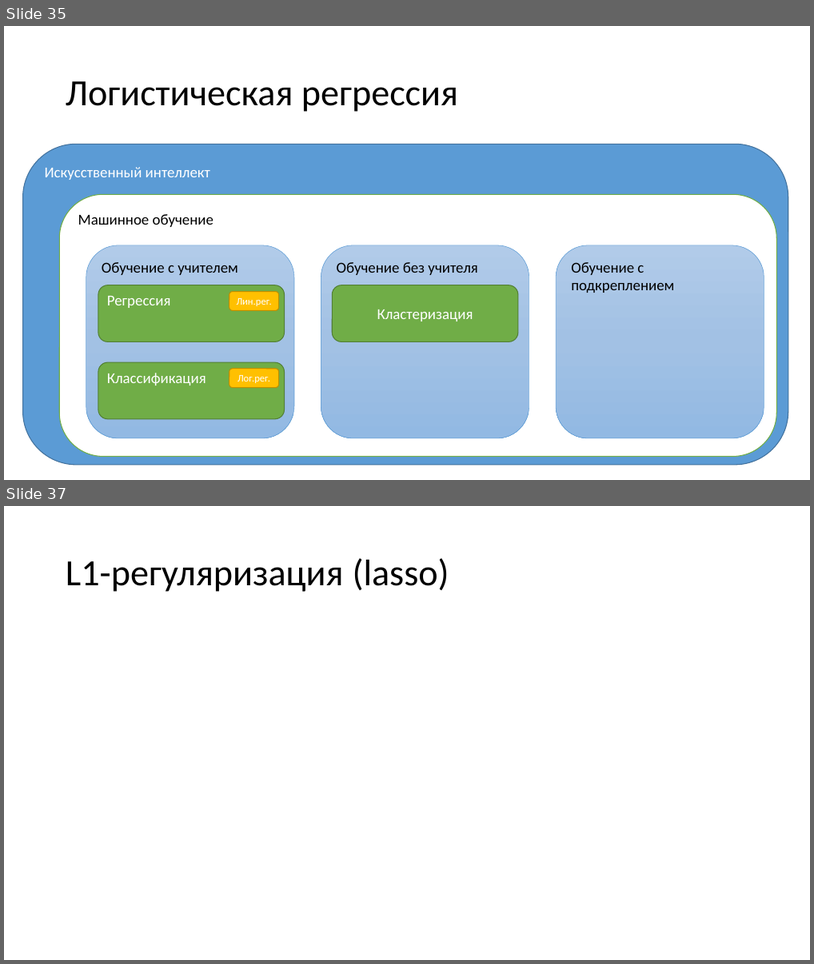
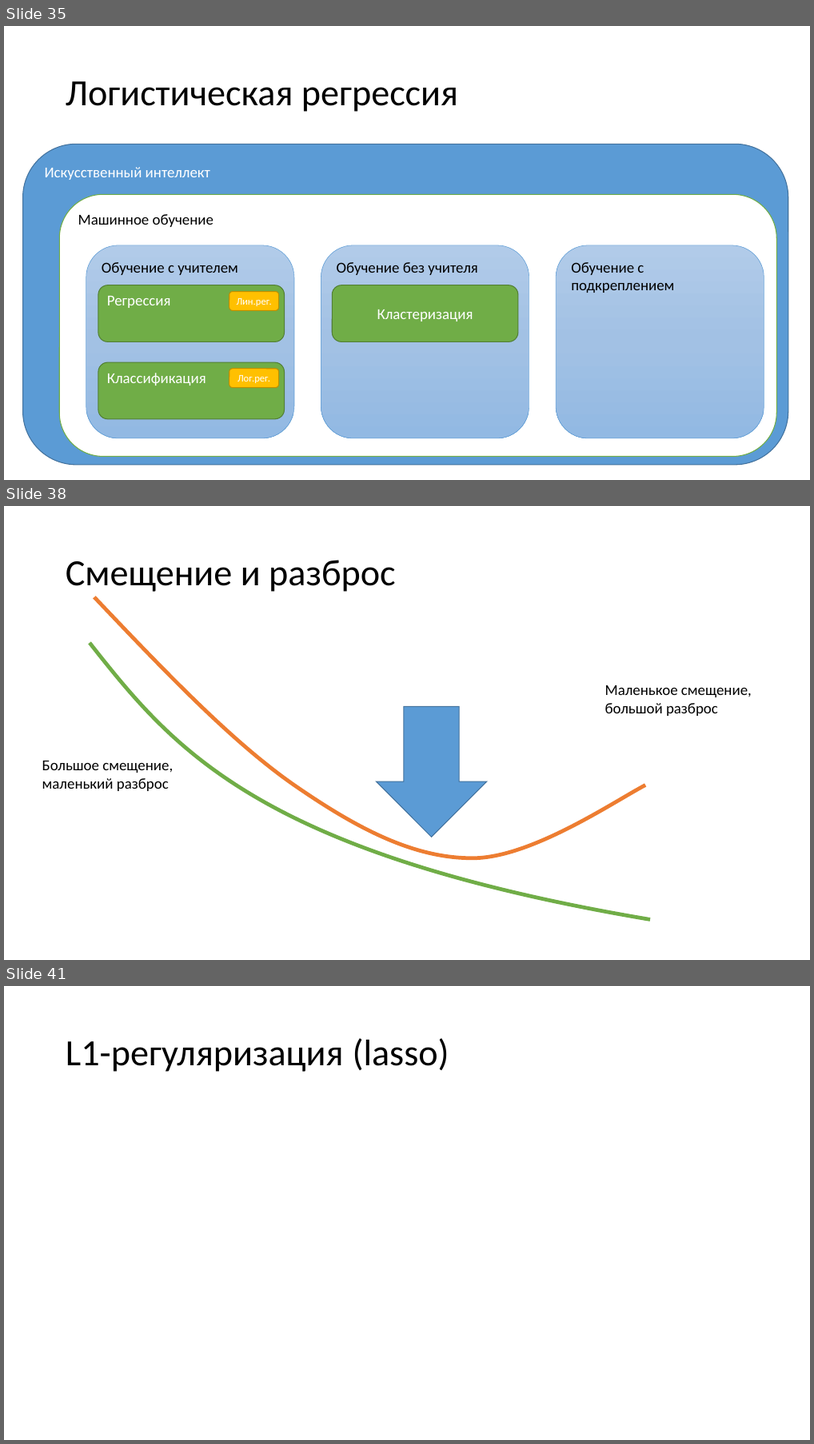
Before and after one commit to mosalov/AI_main_lectures, a slide deck: Лекция 4 21_10_2020.pptx. Shown one above the other, each under a label of ours: slides 35 and 37 before the commit, slides 35, 38 and 41 after it; the slides between them are not shown. The pictures are 814x964 and 814x1444 pixels, drawn with LibreOffice and Linux fonts; fonts in the diff are those of the drawing; grey boxes stand for pictures. Boxes give left, top, right and bottom in pixels: in the first picture for what was removed or moved away, otherwise in the second. Text is boxed around its words. In the diff, an @@ line names an element or a change of style, - is before the commit and + after.

```diff
--- a/Лекция 4 21_10_2020.pptx
+++ b/Лекция 4 21_10_2020.pptx
@@ slide 38 added at (x1=4, y1=506, x2=810, y2=960), background #FFFFFF @@
@@ title added at (x1=66, y1=560, x2=396, y2=592), 44 pt, text #000000 @@
+Смещение и разброс
@@ freeform shape added at (x1=94, y1=597, x2=646, y2=858), outline #ED7D31 4.5 pt @@
@@ freeform shape added at (x1=90, y1=643, x2=650, y2=919), outline #70AD47 4.5 pt @@
@@ text added at (x1=606, y1=685, x2=752, y2=716), 18 pt, text #000000 @@
+Маленькое смещение,
+большой разброс
@@ down arrow added at (x1=377, y1=706, x2=487, y2=837), fill #5B9BD5, outline #43739E 1 pt @@
@@ text added at (x1=42, y1=760, x2=173, y2=791), 18 pt, text #000000 @@
+Большое смещение,
+маленький разброс
@@ what was slide 37 is now slide 41 @@
```
Also in this commit, not shown: 2 slides changed, 12 other slides added, 1 slide removed, 2 other files.
